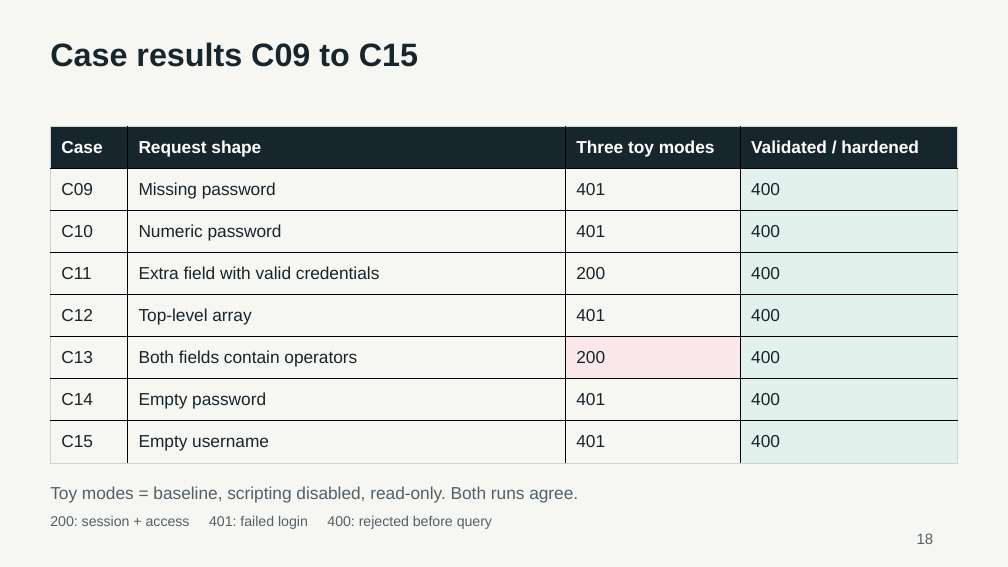
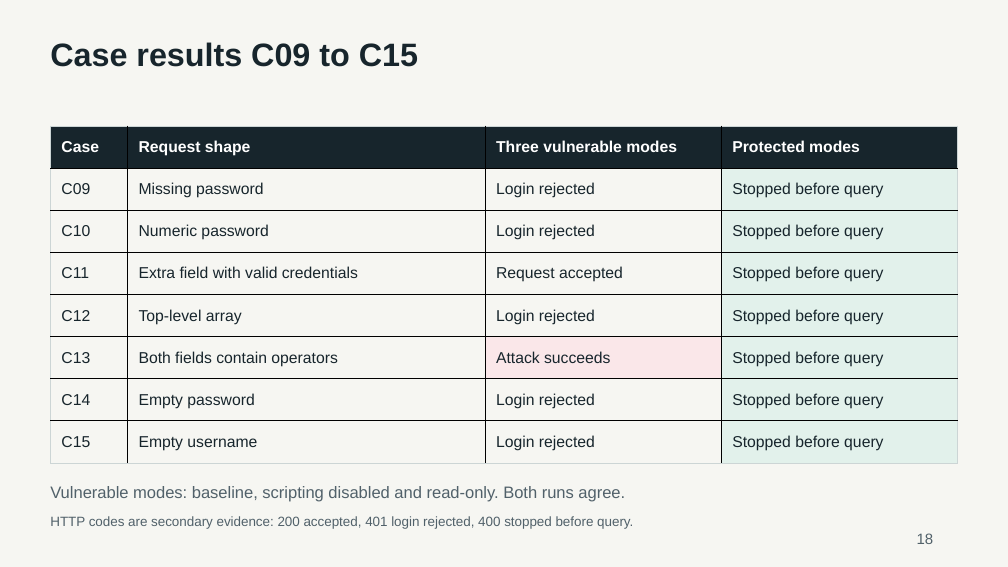
Before and after one commit to Qingyu255/CS440-Project, a slide deck: slide 18 of deliverables/CS440-NoSQL-Injections-Final-Deck.pptx. Drawn at 1008x567 pixels with LibreOffice and Linux fonts; fonts in the diff are those of the drawing. Boxes give left, top, right and bottom in pixels: in the first picture for what was removed or moved away, otherwise in the second. Text is boxed around its words. In the diff, an @@ line names an element or a change of style, - is before the commit and + after.

Commit message:
Clarify experiment outcomes and safe login flow

```diff
--- a/deliverables/CS440-NoSQL-Injections-Final-Deck.pptx
+++ b/deliverables/CS440-NoSQL-Injections-Final-Deck.pptx
@@ table at box(51, 126, 957, 464) @@
-row 1, column 3: Three toy modes
+row 1, column 3: Three vulnerable modes
-row 1, column 4: Validated / hardened
+row 1, column 4: Protected modes
-row 2, column 3: 401
+row 2, column 3: Login rejected
-row 2, column 4: 400
+row 2, column 4: Stopped before query
-row 3, column 3: 401
+row 3, column 3: Login rejected
-row 3, column 4: 400
+row 3, column 4: Stopped before query
-row 4, column 3: 200
+row 4, column 3: Request accepted
-row 4, column 4: 400
+row 4, column 4: Stopped before query
-row 5, column 3: 401
+row 5, column 3: Login rejected
-row 5, column 4: 400
+row 5, column 4: Stopped before query
-row 6, column 3: 200
+row 6, column 3: Attack succeeds
-row 6, column 4: 400
+row 6, column 4: Stopped before query
-row 7, column 3: 401
+row 7, column 3: Login rejected
-row 7, column 4: 400
+row 7, column 4: Stopped before query
-row 8, column 3: 401
+row 8, column 3: Login rejected
-row 8, column 4: 400
+row 8, column 4: Stopped before query
@@ size 16.5 to 15 pt in "Case", "Request shape", "C09", "Missing password" and 12 more places @@
@@ text at box(50, 486, 625, 502): text changed; size 16.5 to 15.8 pt @@
-Toy modes = baseline, scripting disabled, read-only. Both runs agree.
+Vulnerable modes: baseline, scripting disabled and read-only. Both runs agree.
@@ text at box(50, 516, 633, 529): text changed; size 13.5 to 12.8 pt @@
-200: session + access 401: failed login 400: rejected before query
+HTTP codes are secondary evidence: 200 accepted, 401 login rejected, 400 stopped before query.
```
Also in this commit, not shown: 12 other slides changed, 9 other files.
